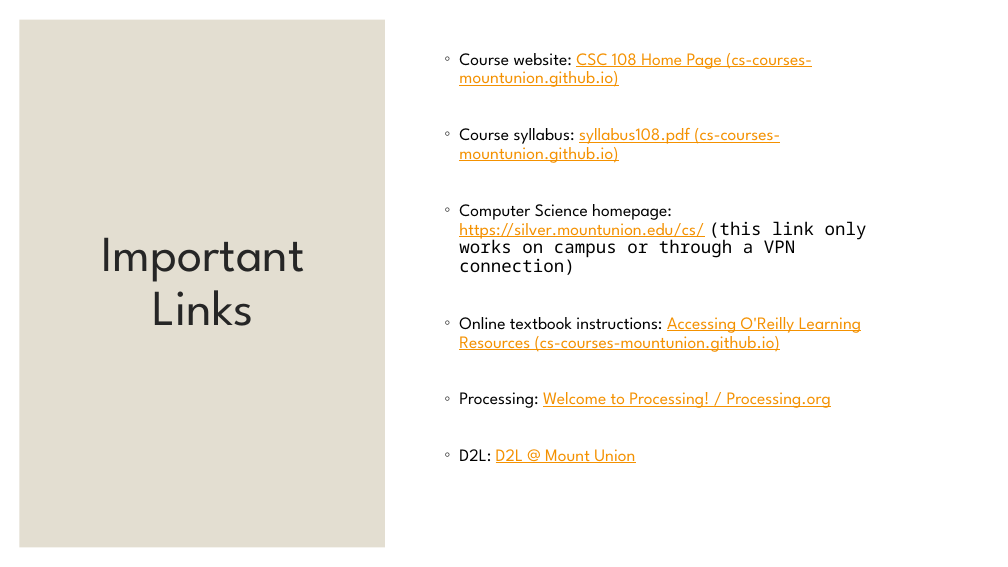
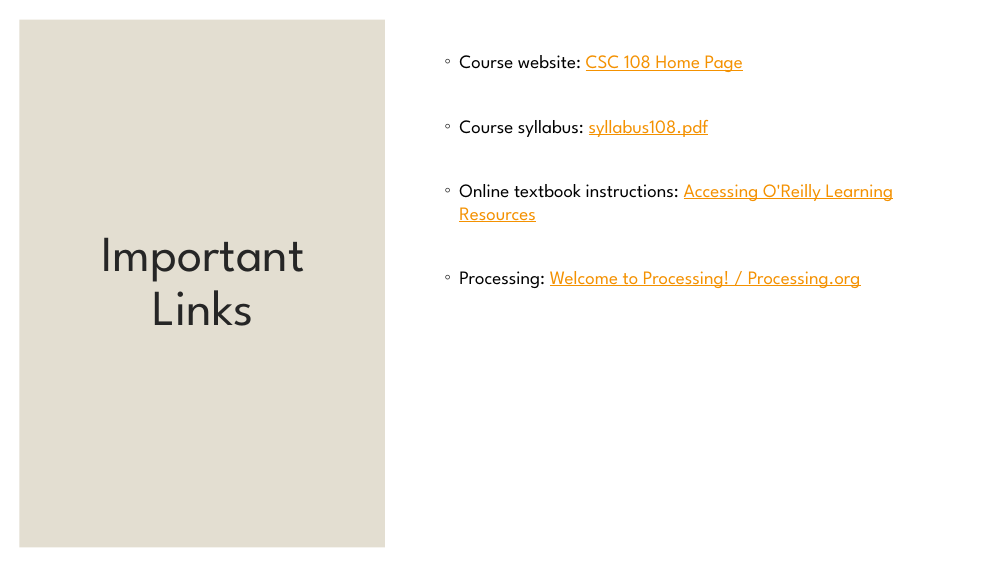
Before and after one commit to cs-courses-mountunion/CSC108Fall2023, a slide deck: slide 9 of lecnotes/lecture01.pptx. Drawn at 1008x567 pixels with LibreOffice and Linux fonts; fonts in the diff are those of the drawing. Boxes give left, top, right and bottom in pixels: in the first picture for what was removed or moved away, otherwise in the second. Text is boxed around its words. In the diff, an @@ line names an element or a change of style, - is before the commit and + after.

```diff
--- a/lecnotes/lecture01.pptx
+++ b/lecnotes/lecture01.pptx
@@ text at (459, 55, 893, 222): text changed; size 16.6 to 18 pt @@
-◦ Course website: CSC 108 Home Page (cs-courses-mountunion.github.io)
-◦ Course syllabus: syllabus108.pdf (cs-courses-mountunion.github.io)
-◦ Computer Science homepage: https://silver.mountunion.edu/cs/ (this link only works on campus or through a VPN connection)
-◦ Online textbook instructions: Accessing O'Reilly Learning Resources (cs-courses-mountunion.github.io)
+◦ Course website: CSC 108 Home Page
+◦ Course syllabus: syllabus108.pdf
+◦ Online textbook instructions: Accessing O'Reilly Learning Resources
@@ text at (459, 271, 861, 288): size 16.6 to 18 pt in "Processing: Welcome to Processing! / Processing.org"; line spacing 0.9 to 1 @@
@@ text at (459, 449, 635, 463): paragraph removed @@
-◦ D2L: D2L @ Mount Union
```
Also in this commit, not shown: 4 other slides changed, 1 other file.
